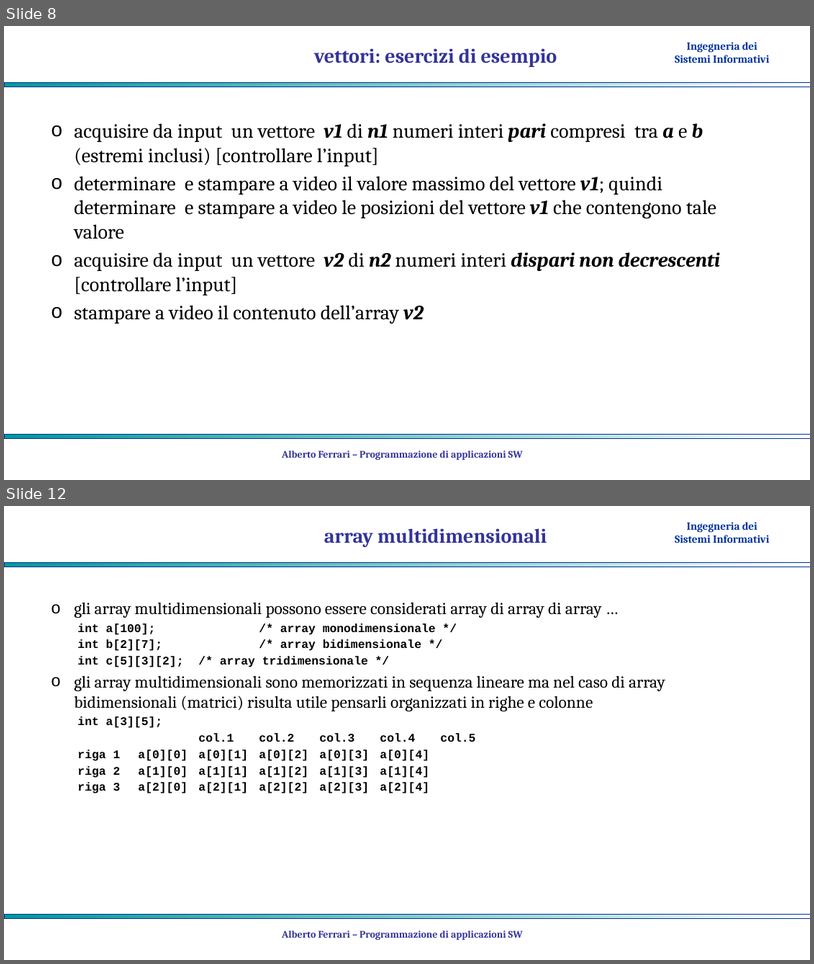
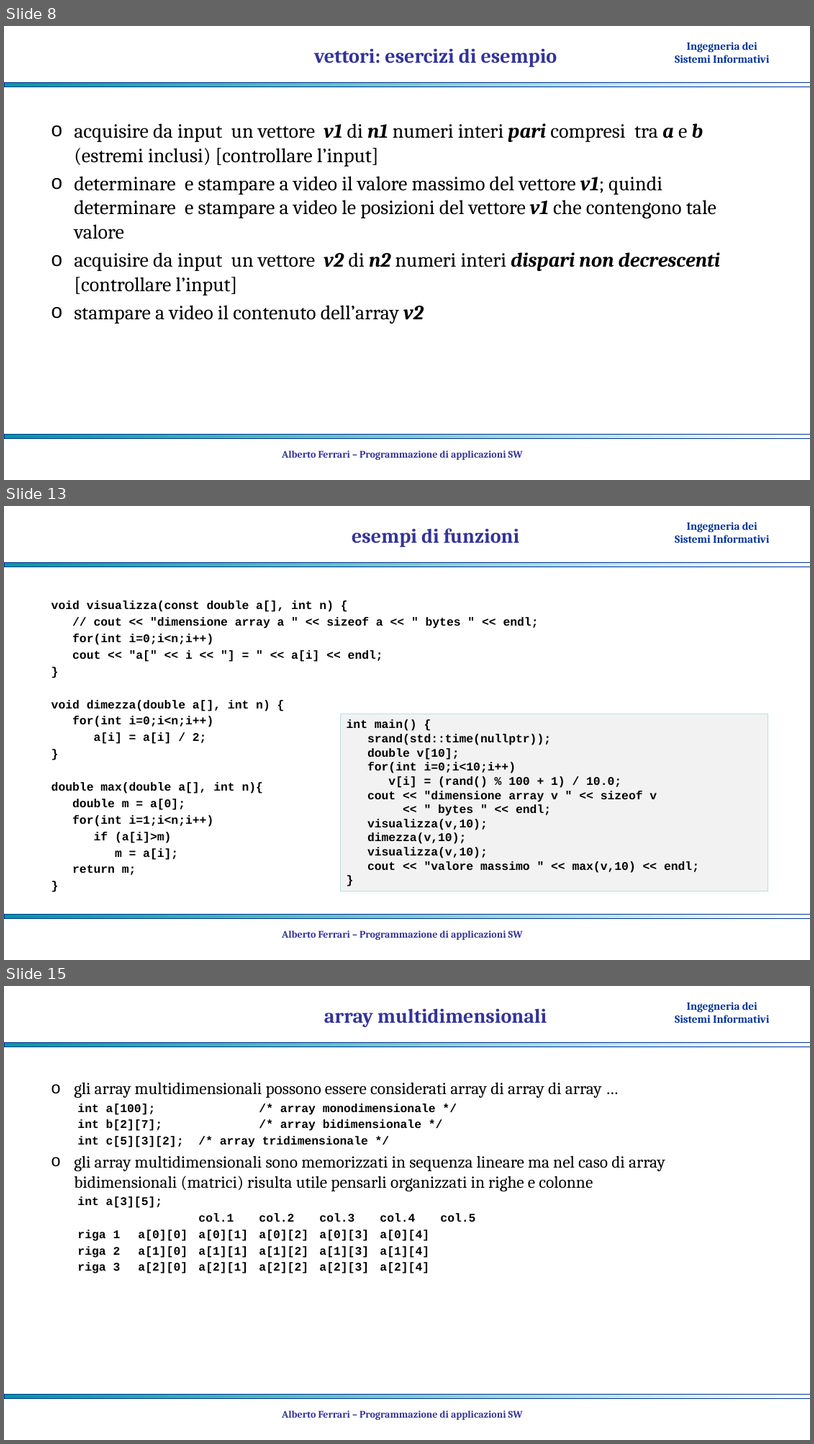
Before and after one commit to albertoferrari/pasw, a slide deck: lezioni/PASW03e - C++ dati strutturati.pptx. Shown one above the other, each under a label of ours: slides 8 and 12 before the commit, slides 8, 13 and 15 after it; the slides between them are not shown. The pictures are 814x964 and 814x1444 pixels, drawn with LibreOffice and Linux fonts; fonts in the diff are those of the drawing; background and template pictures are left out. Boxes give left, top, right and bottom in pixels: in the first picture for what was removed or moved away, otherwise in the second. Text is boxed around its words. In the diff, an @@ line names an element or a change of style, - is before the commit and + after.

```diff
--- a/lezioni/PASW03e - C++ dati strutturati.pptx
+++ b/lezioni/PASW03e - C++ dati strutturati.pptx
@@ slide 13 added at (x1=4, y1=506, x2=810, y2=960), background #FFFFFF; not listed: 3 template elements that a slide beside it also shows @@
@@ title added at (x1=352, y1=528, x2=520, y2=547), 24 pt, text #333399, bold @@
+esempi di funzioni
@@ text added at (x1=52, y1=600, x2=539, y2=875), 14 pt, text #000000, bold @@
+void visualizza(const double a[], int n) {
+// cout << "dimensione array a " << sizeof a << " bytes " << endl;
+for(int i=0;i<n;i++)
+cout << "a[" << i << "] = " << a[i] << endl;
+}
+void dimezza(double a[], int n) {
+for(int i=0;i<n;i++)
+a[i] = a[i] / 2;
+}
+double max(double a[], int n){
+double m = a[0];
+for(int i=1;i<n;i++)
+if (a[i]>m)
+m = a[i];
+return m;
+}
@@ rectangle added at (x1=340, y1=714, x2=768, y2=891), fill #F2F2F2, outline #BBE0E3 0.75 pt, 14 pt, text #000000, bold @@
+int main() {
+srand(std::time(nullptr));
+double v[10];
+for(int i=0;i<10;i++)
+v[i] = (rand() % 100 + 1) / 10.0;
+cout << "dimensione array v " << sizeof v
+<< " bytes " << endl;
+visualizza(v,10);
+dimezza(v,10);
+visualizza(v,10);
+cout << "valore massimo " << max(v,10) << endl;
+}
@@ text added at (x1=282, y1=930, x2=523, y2=939), 12 pt, text #333399, bold @@
+Alberto Ferrari – Programmazione di applicazioni SW
@@ what was slide 12 is now slide 15 @@
```
Also in this commit, not shown: 7 slides changed, 7 other slides added, 3 other files.
